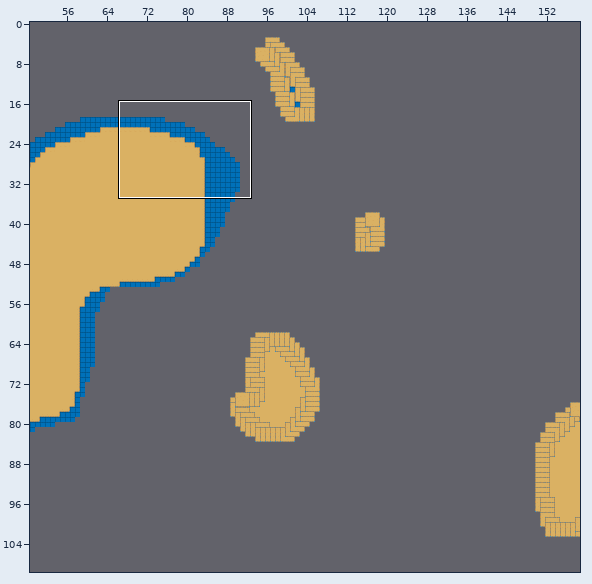
Tiled map -- Pixapirate/Levels/start.tmx. The picture above shows the old version from afar; the outline marks the close-up.
Close-up. Before:
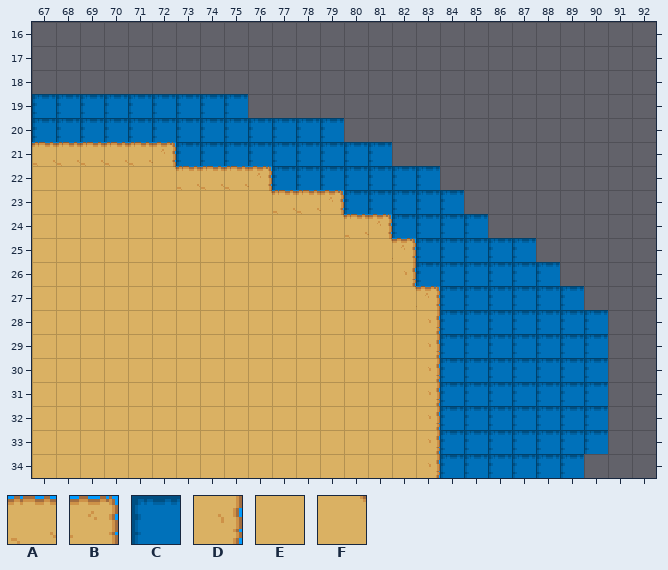
Cells are 16x16 px. Shown: x 67..92, y 16..34. The commit also changed other parts of the map, which this record leaves out. Tiles whose own drawing changed are shown in their newer look in all pictures.
Key: from "PixapirateTileset": A 1, B 2, C 6, D 18, E 51, F 54.
_ is an empty cell.
Layer "Tile Layer 1" before, first column x 67:
16 __________________________
17 __________________________
18 __________________________
19 CCCCCCCCC_________________
20 CCCCCCCCCCCCC_____________
21 AAAAABCCCCCCCCC___________
22 EEEEEFAAABCCCCCCC_________
23 EEEEEEEEEFAABCCCCC________
24 EEEEEEEEEEEEFABCCCC_______
25 EEEEEEEEEEEEEEFBCCCCC_____
26 EEEEEEEEEEEEEEEDCCCCCC____
27 EEEEEEEEEEEEEEEFBCCCCCC___
28 EEEEEEEEEEEEEEEEDCCCCCCC__
29 EEEEEEEEEEEEEEEEDCCCCCCC__
30 EEEEEEEEEEEEEEEEDCCCCCCC__
31 EEEEEEEEEEEEEEEEDCCCCCCC__
32 EEEEEEEEEEEEEEEEDCCCCCCC__
33 EEEEEEEEEEEEEEEEDCCCCCCC__
34 EEEEEEEEEEEEEEEEDCCCCCC___
The same view after the edit:
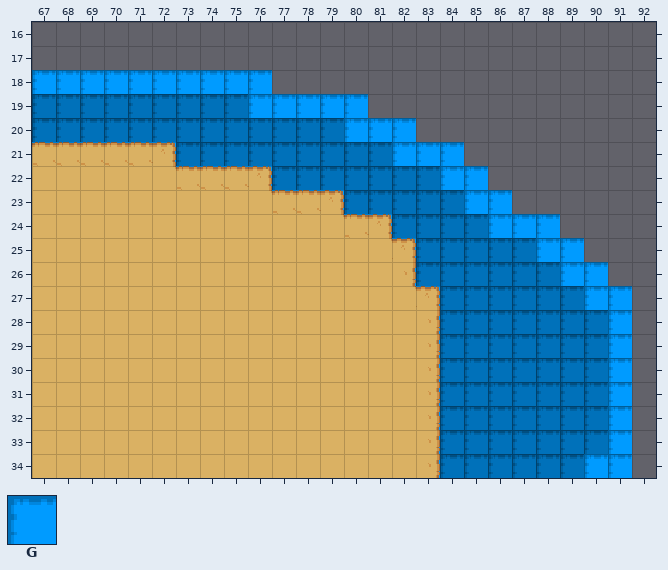
Further tiles: from "PixapirateTileset": G 3.
Change:
Layer "Tile Layer 1":
y 18: x 67..76 __________ -> GGGGGGGGGG
y 19: x 76..80 _____ -> GGGGG
y 20: x 80..82 ___ -> GGG
y 21: x 82..84 ___ -> GGG
y 22: x 84..85 __ -> GG
y 23: x 85..86 __ -> GG
y 24: x 86..88 ___ -> GGG
y 25: x 88..89 __ -> GG
y 26: x 89..90 __ -> GG
y 27: x 90..91 __ -> GG
y 28..33: x 91 _ -> G
y 34: x 90..91 __ -> GG
